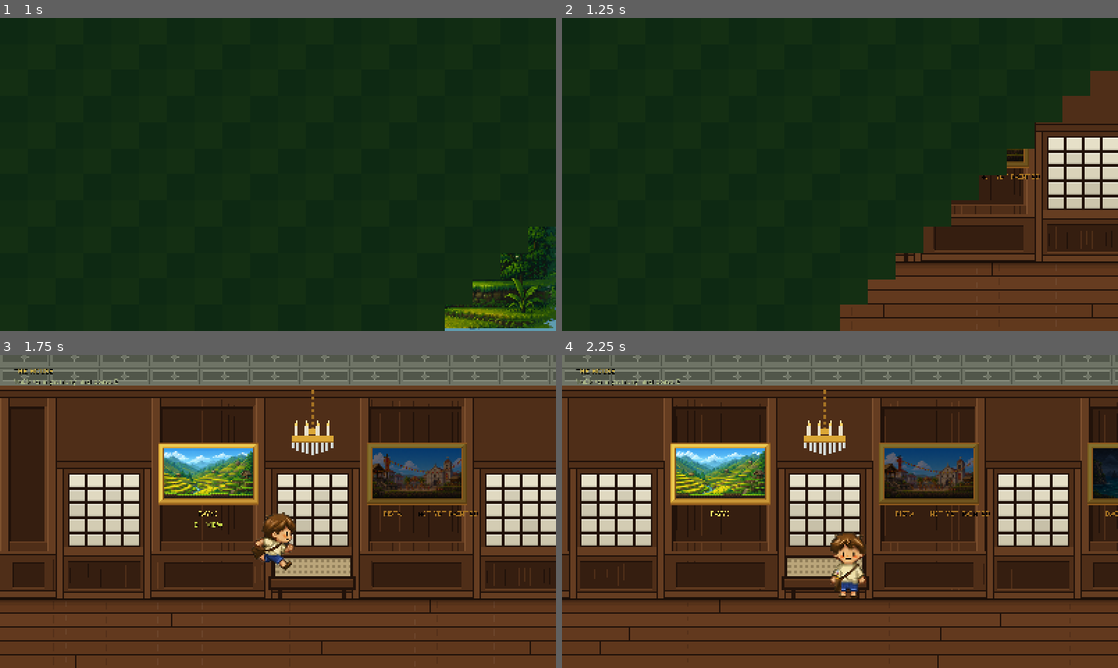
Above: before the commit, frames 1-4 (two rows, left to right).
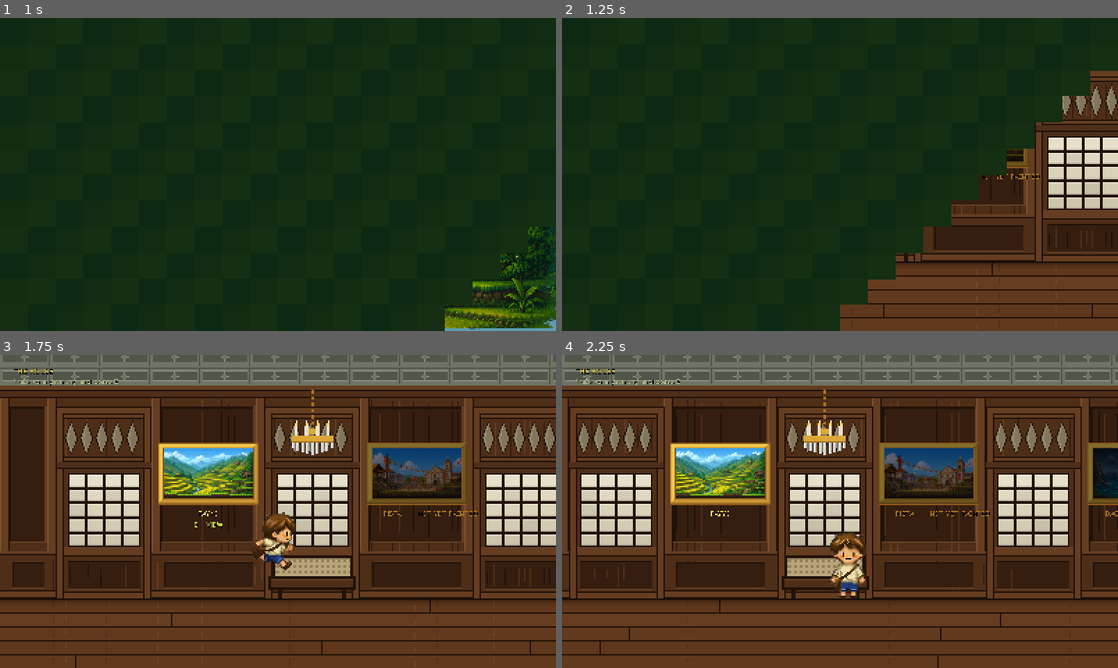
Above: after the commit, the same moments.

Repository: hyuuuan/OBRA
Game: Godot game, scene res://ui/main_menu.tscn
The game is run twice, just before and just after one commit, with the same random seed, the same clock (stepped at 60 frames per second) and the same inputs.
Inputs (mouse positions are in pixels of both pictures, inside the frame that each line leads up to):
- Up to frame 1 (1 s): click "PLAY" at 0.5 s
- Up to frame 2 (1.25 s): no input
- Up to frame 3 (1.75 s): tap E (interact) at 1.25 s; move the mouse to (400, 495) at 1.27 s; hold D (move_right) from 1.28 s (still down); hold E (interact) from 1.28 s (still down); click (400, 495) at 1.42 s; tap Space (jump) at 1.52 s
- Up to frame 4 (2.25 s): tap Space (jump) at 1.82 s; release D (move_right) at 2 s; release E (interact) at 2 s; drag from (728, 527) to (956, 473) at 2.02 s

Frame 1 is identical in both runs. In frame 2, 0.6% of the frame differs, in the area x 85-100%, y 18-35%; in frame 3, 2.9%; in frame 4, 3.2%, in the area x 1-94%, y 16-35%.

Commit message:
Cut a calado transom over every doorway
Calado is the pierced fretwork panel over a door in a house of this kind: with no glass
and a great deal of heat, it is how air crosses the house with the doors shut. It also
fills the stretch of blank wall the doorways left between their heads and the cornice,
which is the part of the wall a viewer's eye goes to and finds nothing.

DRAWN AS THE BOARD, WITH HOLES IN IT. The first cut drew it the other way round -- a lit
field with turned spindles standing in front of it -- and a row of pale uprights with a
swelling at the middle is not fretwork, it is a row of candles. Six of them along the
wall, underneath a chandelier that is also a row of candles, and the eye could not tell
which of the two was the light fitting.

Drawn as the wood, it is both the right way round physically and the thing that makes it
legible: the board is the majority, so the transom sits back on the wall instead of
glaring off it. The light through the cuts is dimmer than the capiz below, too, because it
is borrowed light from the next room through a hole the size of a hand rather than
daylight through a whole doorway -- drawn at the brightness of the shell it came out as a
row of lamps.

The diamonds are filled a row of pixels at a time. There is no primitive for one, and a
polygon would be the only anti-aliased thing in the room.

Diff:
--- a/game/scripts/hub_room.gd
+++ b/game/scripts/hub_room.gd
@@ -142,6 +142,9 @@
 const DOOR_WIDTH := 116.0
 ## How tall: two metres sixty, which is a door in a room with four-metre ceilings.
 const DOOR_HEIGHT := 187.0
+## The pierced fretwork panel above it. Calado is what a house with this much heat and no
+## glass does instead of a fanlight -- air moves between the rooms with the doors shut.
+const TRANSOM_HEIGHT := 69.0
 
 ## The wood grain. Narra is a striped timber and the stripe is the whole reason a wall of
 ## it does not read as cardboard, but it has to be UNDER the joinery rather than on top of
@@ -316,13 +319,15 @@
 	var head := floor_y - DOOR_HEIGHT
 	var jamb := 10.0
 
-	# The architrave: the moulded surround, running from the floor up over the head.
-	var surround := Rect2(centre - half - jamb, head - jamb,
-		DOOR_WIDTH + jamb * 2.0, DOOR_HEIGHT + jamb)
+	# The architrave: the moulded surround, running from the floor up round the transom.
+	var surround := Rect2(centre - half - jamb, head - TRANSOM_HEIGHT - jamb * 2.0,
+		DOOR_WIDTH + jamb * 2.0, DOOR_HEIGHT + TRANSOM_HEIGHT + jamb * 2.0)
 	draw_rect(surround, WALL_LIT)
 	draw_rect(surround, WALL_EDGE, false, 2.0)
 
-	# The lintel over the opening.
+	_draw_calado(Rect2(centre - half, head - TRANSOM_HEIGHT - jamb, DOOR_WIDTH,
+		TRANSOM_HEIGHT))
+	# The lintel between the transom and the door.
 	draw_rect(Rect2(centre - half - jamb, head - jamb, DOOR_WIDTH + jamb * 2.0, jamb),
 		WALL)
 	draw_rect(Rect2(centre - half - jamb, head - 2.0, DOOR_WIDTH + jamb * 2.0, 2.0),
@@ -379,6 +384,64 @@
 				Color(1.0, 1.0, 1.0, 0.35))
 			draw_rect(Rect2(pane.position.x, pane.end.y - 2.0, pane.size.x, 2.0),
 				Color(0.0, 0.0, 0.0, 0.12))
+
+
+## Calado: the pierced fretwork panel over a doorway, which is how air crosses a house
+## with the doors shut.
+##
+## DRAWN AS THE WOOD, WITH HOLES IN IT. The first cut drew it the other way round -- a lit
+## field with spindles standing in front of it -- and a row of pale uprights with a swelling
+## at the middle is not fretwork, it is a row of candles. Six of them along the wall, under
+## a chandelier that is also a row of candles, and the eye could not tell which was the
+## light fitting.
+##
+## So the panel is a solid board and the daylight comes through a row of diamonds cut out
+## of it. That is both the right way round physically and the thing that makes it legible:
+## the wood is the majority, so the transom sits back on the wall instead of glaring off
+## it, and the chandelier hanging in front has something dark to be seen against.
+func _draw_calado(area: Rect2) -> void:
+	if area.size.x <= 8.0 or area.size.y <= 8.0:
+		return
+	draw_rect(area, WALL)
+	_grain(area.grow(-3.0), WALL_LIT, WALL_DARK)
+	# The light in the next room, which is what you actually see through a calado.
+	# Dim, and dimmer than the capiz below it: this is borrowed light from the next room
+	# through a hole the size of a hand, not the daylight coming through a whole doorway.
+	# Drawn at the brightness of the shell it came out looking like a row of lamps.
+	var glow := Color(0.510, 0.463, 0.361, 1.0)
+	var pitch := 22.0
+	var half := Vector2(8.0, area.size.y * 0.5 - 12.0)
+	var x := area.position.x + pitch * 0.5
+	while x < area.end.x - 4.0:
+		var centre := Vector2(x, area.get_center().y)
+		_diamond(centre, half + Vector2.ONE * 2.0, WALL_EDGE)
+		_diamond(centre, half, glow)
+		# A catch of light down the left cheek of the cut, so the board has a thickness.
+		_diamond(centre - Vector2(1.0, 0.0), half - Vector2(3.0, 3.0),
+			glow.lightened(0.18))
+		_diamond(centre, half - Vector2(4.0, 4.0), glow)
+		x += pitch
+	# The rails top and bottom, which is what the diamonds are cut between.
+	draw_rect(Rect2(area.position, Vector2(area.size.x, 5.0)), WALL_LIT)
+	draw_rect(Rect2(area.position.x, area.position.y + 5.0, area.size.x, 2.0), WALL_EDGE)
+	draw_rect(Rect2(area.position.x, area.end.y - 5.0, area.size.x, 5.0), WALL_LIT)
+	draw_rect(Rect2(area.position.x, area.end.y - 7.0, area.size.x, 2.0), WALL_EDGE)
+	draw_rect(area, WALL_EDGE, false, 2.0)
+
+
+## A filled diamond, a row of pixels at a time. There is no primitive for one and a
+## polygon would be the only anti-aliased thing in the room.
+func _diamond(centre: Vector2, half: Vector2, colour: Color) -> void:
+	if half.x <= 0.0 or half.y <= 0.0:
+		return
+	var rows := int(half.y * 2.0)
+	for row in range(rows):
+		var taper := absf(float(row) - half.y) / half.y
+		var width := roundf(half.x * (1.0 - taper))
+		if width <= 0.0:
+			continue
+		draw_rect(Rect2(centre.x - width, centre.y - half.y + float(row),
+			width * 2.0, 1.0), colour)
 
 
 ## Plank floor, running away from the wall. The boards are drawn as bands rather than in
